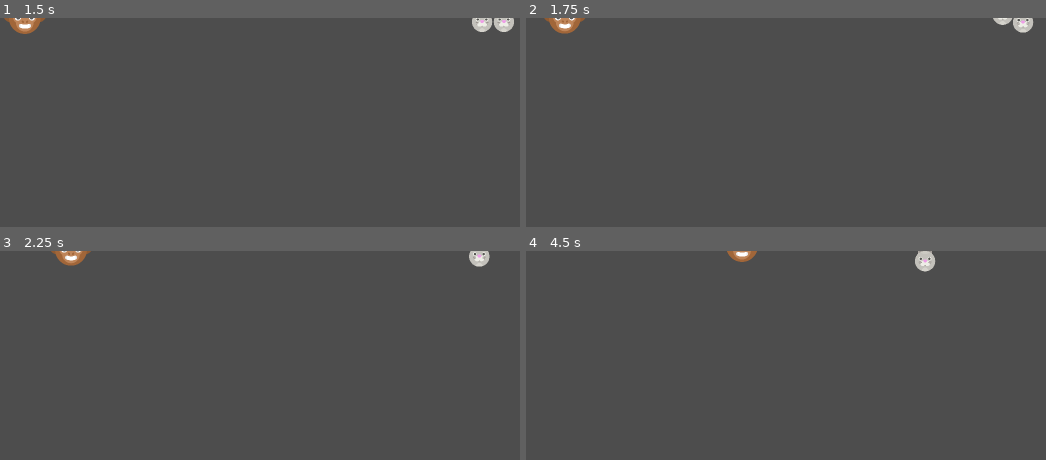
Above: before the commit, frames 1-4 (two rows, left to right).
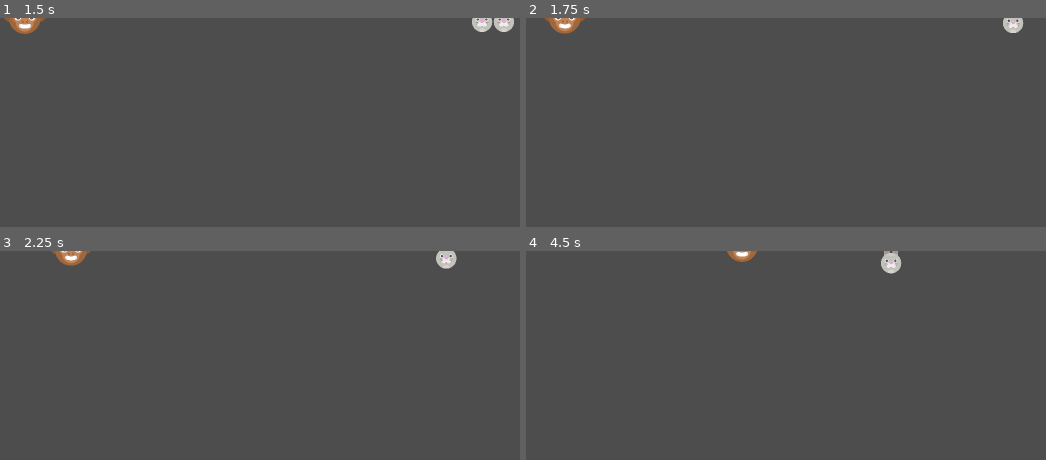
Above: after the commit, the same moments.

Repository: hafizosina/compilationpack
Game: Godot game, scene res://9. EcsSystem/tests/lifecycle_test.tscn
Same seed, same stepped clock (60 frames per second), same inputs: the game is played once before the commit and once after it. This scene is started directly instead of the project's main scene.
Inputs (mouse positions are in pixels of both pictures, inside the frame that each line leads up to):
- Up to frame 1 (1.5 s): tap Enter at 0.5 s; move the mouse to (outside the picture) at 0.52 s; hold Right (ui_right) 0.53-1.25 s; hold Shift (sprint) 0.53-1.25 s; click (outside the picture) at 0.67 s; tap Space at 1.25 s; drag from (239, 214) to (outside the picture) at 1.27 s
- Up to frame 2 (1.75 s): no input
- Up to frame 3 (2.25 s): move the mouse to (478, 351) at 2.02 s; hold Right (ui_right) from 2.03 s (still down); hold Shift (sprint) from 2.03 s (still down)
- Up to frame 4 (4.5 s): release Right (ui_right) at 2.75 s; release Shift (sprint) at 2.75 s; drag from (outside the picture) to (988, 253) at 2.77 s; move the mouse to (outside the picture) at 3.52 s; hold Left (ui_left) 3.53-4.25 s; hold Shift (sprint) 3.53-4.25 s; drag from (687, 376) to (931, 257) at 4.27 s

Frame 1 is identical in both runs. In frame 2, 0.4% of the frame differs, in the area x 89-98%, y 0-8%; in frame 3, 0.5%; in frame 4, 0.7%, in the area x 68-79%, y 0-12%.

Commit message:
feat(ecs): rabbits outrun monkeys, and every animal its own pace
Co-Authored-By: Claude Opus 5 <noreply@anthropic.com>
Claude-Session: https://claude.ai/code/session_012Hf5K9ioh4cZ7CmgCgSJA8

Diff:
--- a/9. EcsSystem/defs/blueprints/rabbit.tres
+++ b/9. EcsSystem/defs/blueprints/rabbit.tres
@@ -24,7 +24,7 @@
 
 [sub_resource type="Resource" id="c_movement"]
 script = ExtResource("s_movement")
-speed = 72.0
+speed = 165.0
 
 [sub_resource type="Resource" id="c_brain"]
 script = ExtResource("s_brain")
--- a/9. EcsSystem/defs/world1.tres
+++ b/9. EcsSystem/defs/world1.tres
@@ -9,7 +9,7 @@
 type = &"rabbit"
 overrides = {
 "movement": {
-"speed": 18.0
+"speed": 176.0
 }
 }
 
@@ -18,54 +18,99 @@
 entity_name = &"rabbit_1"
 type = &"rabbit"
 position = Vector2(18, -10)
+overrides = {
+"movement": {
+"speed": 158.0
+}
+}
 
 [sub_resource type="Resource" id="p2"]
 script = ExtResource("place")
 entity_name = &"rabbit_2"
 type = &"rabbit"
 position = Vector2(-15, 12)
+overrides = {
+"movement": {
+"speed": 168.0
+}
+}
 
 [sub_resource type="Resource" id="p3"]
 script = ExtResource("place")
 entity_name = &"rabbit_3"
 type = &"rabbit"
 position = Vector2(10, 20)
+overrides = {
+"movement": {
+"speed": 152.0
+}
+}
 
 [sub_resource type="Resource" id="p4"]
 script = ExtResource("place")
 entity_name = &"rabbit_4"
 type = &"rabbit"
 position = Vector2(-20, -18)
+overrides = {
+"movement": {
+"speed": 163.0
+}
+}
 
 [sub_resource type="Resource" id="p5"]
 script = ExtResource("place")
 entity_name = &"monkey_0"
 type = &"monkey"
 position = Vector2(25, 5)
+overrides = {
+"movement": {
+"speed": 124.0
+}
+}
 
 [sub_resource type="Resource" id="p6"]
 script = ExtResource("place")
 entity_name = &"monkey_1"
 type = &"monkey"
 position = Vector2(-28, 0)
+overrides = {
+"movement": {
+"speed": 136.0
+}
+}
 
 [sub_resource type="Resource" id="p7"]
 script = ExtResource("place")
 entity_name = &"monkey_2"
 type = &"monkey"
 position = Vector2(5, -25)
+overrides = {
+"movement": {
+"speed": 128.0
+}
+}
 
 [sub_resource type="Resource" id="p8"]
 script = ExtResource("place")
 entity_name = &"monkey_3"
 type = &"monkey"
 position = Vector2(-8, 28)
+overrides = {
+"movement": {
+"speed": 133.0
+}
+}
 
 [sub_resource type="Resource" id="p9"]
 script = ExtResource("place")
 entity_name = &"monkey_4"
 type = &"monkey"
 position = Vector2(30, -20)
+overrides = {
+"movement": {
+"speed": 121.0
+}
+}
 
 [sub_resource type="Resource" id="b0"]
 script = ExtResource("place")
--- a/9. EcsSystem/main.gd
+++ b/9. EcsSystem/main.gd
@@ -173,8 +173,14 @@
 		_debug_report()
 
 ## Prints what spawned. Speed is shown because it is authored in two places —
-## the blueprint, and a placement override on one entity — so the listing makes
-## the per-instance copy visible without opening the .tres.
+## the blueprint's default and a placement override on every animal — so the
+## listing makes the per-instance copy visible without opening the .tres.
+##
+## Ten different numbers in that column is the proof that matters: components
+## are deep-copied per entity, and if that ever broke, every animal of a type
+## would report the same speed. It used to be one deliberately crawling rabbit
+## making the same point more loudly; now the whole column says it, and the
+## individuals read as individuals while they are at it.
 func _debug_report() -> void:
 	print("[ecs] %d entities from %d placements"
 		% [_world.entity_count(), world_def.entries.size()])
--- a/9. EcsSystem/tests/lifecycle_test.gd
+++ b/9. EcsSystem/tests/lifecycle_test.gd
@@ -364,7 +364,8 @@
 		brain.state == EcsLowBrainComponent.State.SEEK_FOOD)
 	_check("and committed to the berry it saw", brain.target == berry)
 
-	# 200 px at 72 px/sec is a bit under 3 seconds. 240 ticks is four.
+	# 200 px at the monkey's 130 px/sec is about 1.5 seconds. 240 ticks is four,
+	# and the loop breaks the moment the berry is in the bag anyway.
 	for i in 240:
 		walking.run_all(_world, TICK)
 		await get_tree().physics_frame
@@ -408,15 +409,20 @@
 	var move := _world.get_component(rabbit, EcsMovementComponent) as EcsMovementComponent
 	var started := at.position
 
-	# Tightened from the blueprint's defaults so the test is 3 seconds and not
-	# 8. 160 px at 72 px/sec is 2.2 sec of trip, so the budget is about 2.7.
+	# Tightened from the blueprint's defaults so the test runs in a couple of
+	# seconds rather than eight. The expected budget is then derived from the
+	# component rather than written down, so retuning a creature's speed cannot
+	# quietly turn this into a test of nothing.
 	move.timeout_slack = 1.0
 	move.timeout_grace = 0.5
 	move.destination = bush_at
 	move.has_destination = true
+	var trip := bush_at.distance_to(started)
+	var budget := trip / move.speed * move.timeout_slack + move.timeout_grace
+	var expected := budget / TICK
 
 	var ticks := 0
-	for i in 240:
+	for i in roundi(expected * 2.0) + 60:
 		blocked.run_all(_world, TICK)
 		await get_tree().physics_frame
 		ticks += 1
@@ -426,8 +432,9 @@
 	_check("it walked at the bush it could not stand in", at.position.x > started.x + 20.0)
 	_check("and was still held short of it", at.position.distance_to(bush_at) > move.arrive_radius)
 	_check("the trip timed out instead of pushing forever", not move.has_destination)
-	_check("it ran roughly the budget it was priced, not the whole loop",
-		ticks > 80 and ticks < 220)
+	_check("it ran roughly the budget it was priced (%d ticks, expected ~%d)"
+		% [ticks, roundi(expected)],
+		ticks > expected * 0.75 and ticks < expected * 1.25)
 	_check("and the clock is back to zero for the next trip",
 		is_zero_approx(move.time_left))
 
